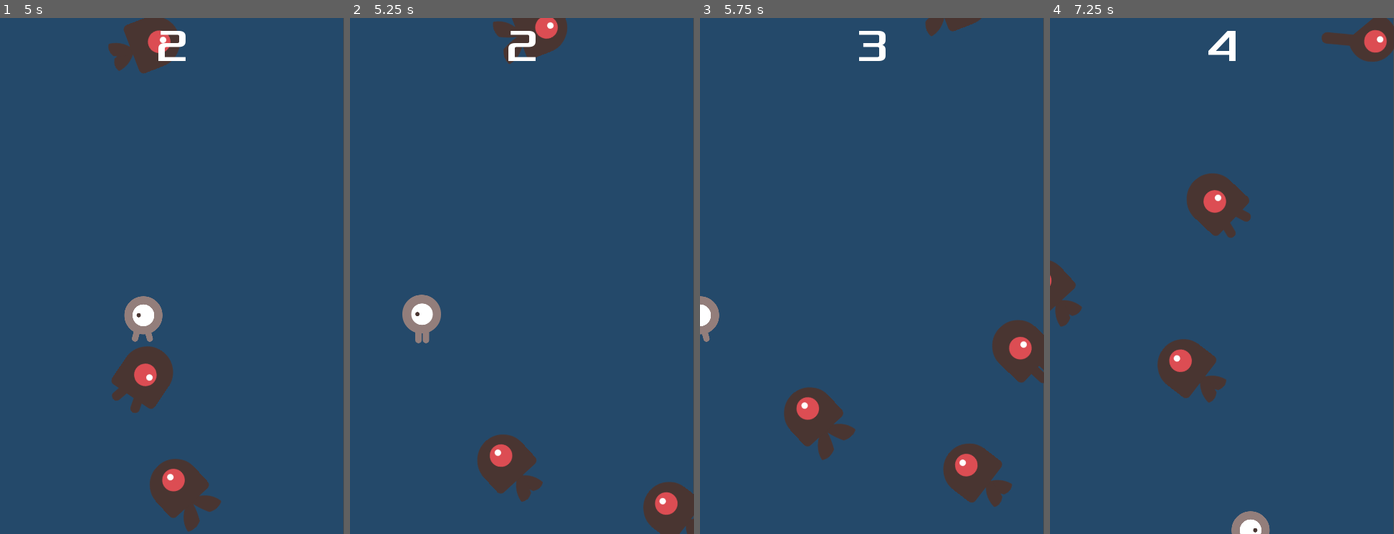
Above: before the commit, frames 1-4 (left to right).
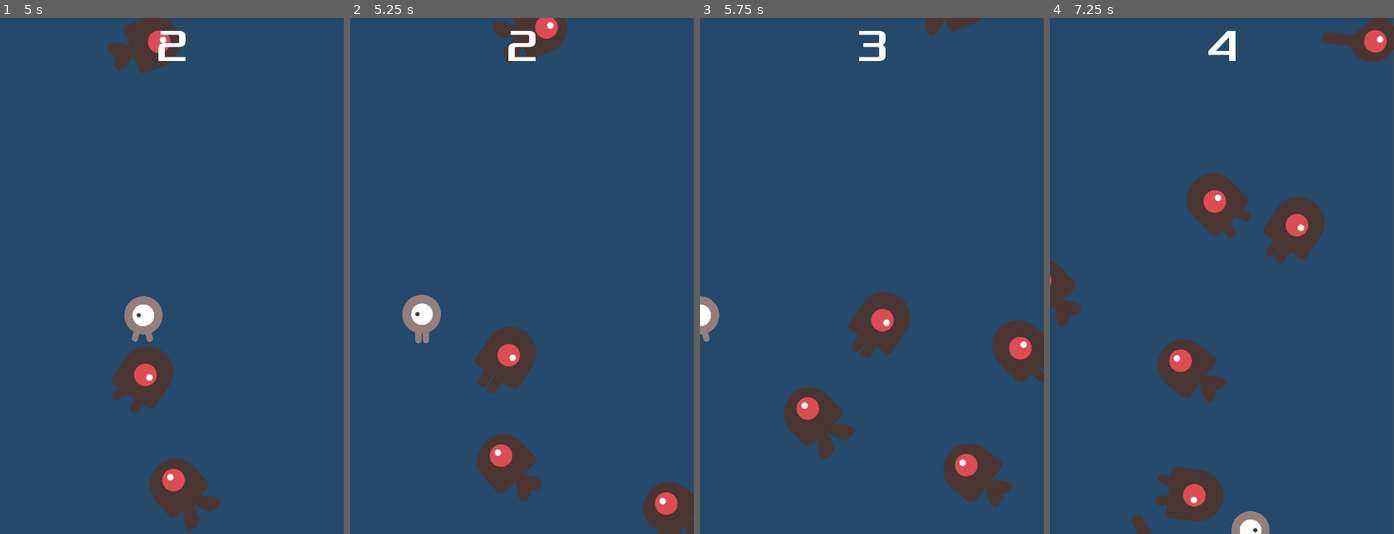
Above: after the commit, the same moments.

Repository: brazenchessplayr/card_tricks
Game: Godot game, scene res://Main.tscn
Same seed, same stepped clock (60 frames per second), same inputs: the game is played once before the commit and once after it.
Inputs (mouse positions are in pixels of both pictures, inside the frame that each line leads up to):
- Up to frame 1 (5 s): click "Start" at 0.5 s; tap Enter at 1.25 s; move the mouse to (247, 250) at 1.27 s; hold Right (ui_right) 1.28-2.03 s; click (247, 250) at 1.42 s; move the mouse to (103, 301) at 2.02 s; hold Down (ui_down) 2.03-2.78 s; move the mouse to (206, 162) at 2.77 s; hold Right (ui_right) 2.78-3.53 s; move the mouse to (154, 379) at 3.52 s; hold Up (ui_up) 3.53-4.28 s; click (154, 379) at 3.67 s; move the mouse to (275, 353) at 4.27 s; hold Left (ui_left) from 4.28 s (still down)
- Up to frame 2 (5.25 s): keep holding Left (ui_left); move the mouse to (418, 198) at 5.02 s
- Up to frame 3 (5.75 s): keep holding Left (ui_left)
- Up to frame 4 (7.25 s): move the mouse to (1239, 276) at 5.77 s; release Left (ui_left) at 5.78 s; hold Down (ui_down) 5.78-6.53 s; click (1239, 276) at 5.92 s; move the mouse to (1170, 147) at 6.52 s; hold Right (ui_right) from 6.53 s (still down)

Frame 1 is identical in both runs. In frame 2, 1.6% of the frame differs, in the area x 36-55%, y 59-73%; in frame 3, 1.6%; in frame 4, 3.3%, in the area x 23-80%, y 34-100%.

Commit message:
feat: nothing collides with another another, except bullet to mob

Diff:
--- a/Bullet.tscn
+++ b/Bullet.tscn
@@ -1,14 +1,22 @@
-[gd_scene load_steps=3 format=2]
+[gd_scene load_steps=4 format=2]
 
 [ext_resource path="res://dodge_assets/art/GameBullet.png" type="Texture" id=1]
 [ext_resource path="res://Bullet.gd" type="Script" id=2]
+
+[sub_resource type="CapsuleShape2D" id=1]
+radius = 222.641
 
 [node name="BulletScene" type="Node2D"]
 scale = Vector2( 0.00589513, 0.00584302 )
 
 [node name="Bullet" type="KinematicBody2D" parent="."]
+collision_layer = 4
+collision_mask = 2
 script = ExtResource( 2 )
 
 [node name="GameBullet" type="Sprite" parent="Bullet"]
 position = Vector2( -0.516556, -0.76374 )
 texture = ExtResource( 1 )
+
+[node name="CollisionShape2D" type="CollisionShape2D" parent="Bullet"]
+shape = SubResource( 1 )
--- a/Mob.tscn
+++ b/Mob.tscn
@@ -10,14 +10,14 @@
 
 [sub_resource type="SpriteFrames" id=1]
 animations = [ {
+"frames": [ ExtResource( 3 ), ExtResource( 2 ) ],
+"loop": true,
+"name": "walk",
+"speed": 3.0
+}, {
 "frames": [ ExtResource( 6 ), ExtResource( 5 ) ],
 "loop": true,
 "name": "fly",
-"speed": 3.0
-}, {
-"frames": [ ExtResource( 3 ), ExtResource( 2 ) ],
-"loop": true,
-"name": "walk",
 "speed": 3.0
 }, {
 "frames": [ ExtResource( 4 ), ExtResource( 1 ) ],
@@ -34,6 +34,7 @@
 "mobs",
 ]]
 position = Vector2( -0.353546, -1.41422 )
+collision_layer = 2
 collision_mask = 0
 gravity_scale = 0.0
 contacts_reported = 1
--- a/Player.tscn
+++ b/Player.tscn
@@ -24,6 +24,7 @@
 height = 13.2269
 
 [node name="Player" type="KinematicBody2D"]
+collision_mask = 0
 script = ExtResource( 5 )
 
 [node name="AnimatedSprite" type="AnimatedSprite" parent="."]
